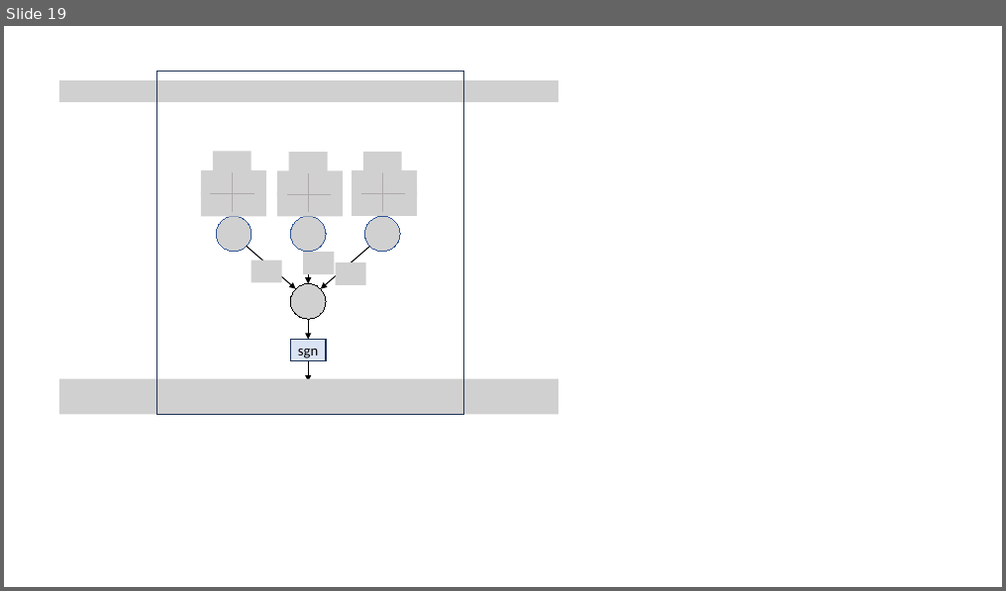
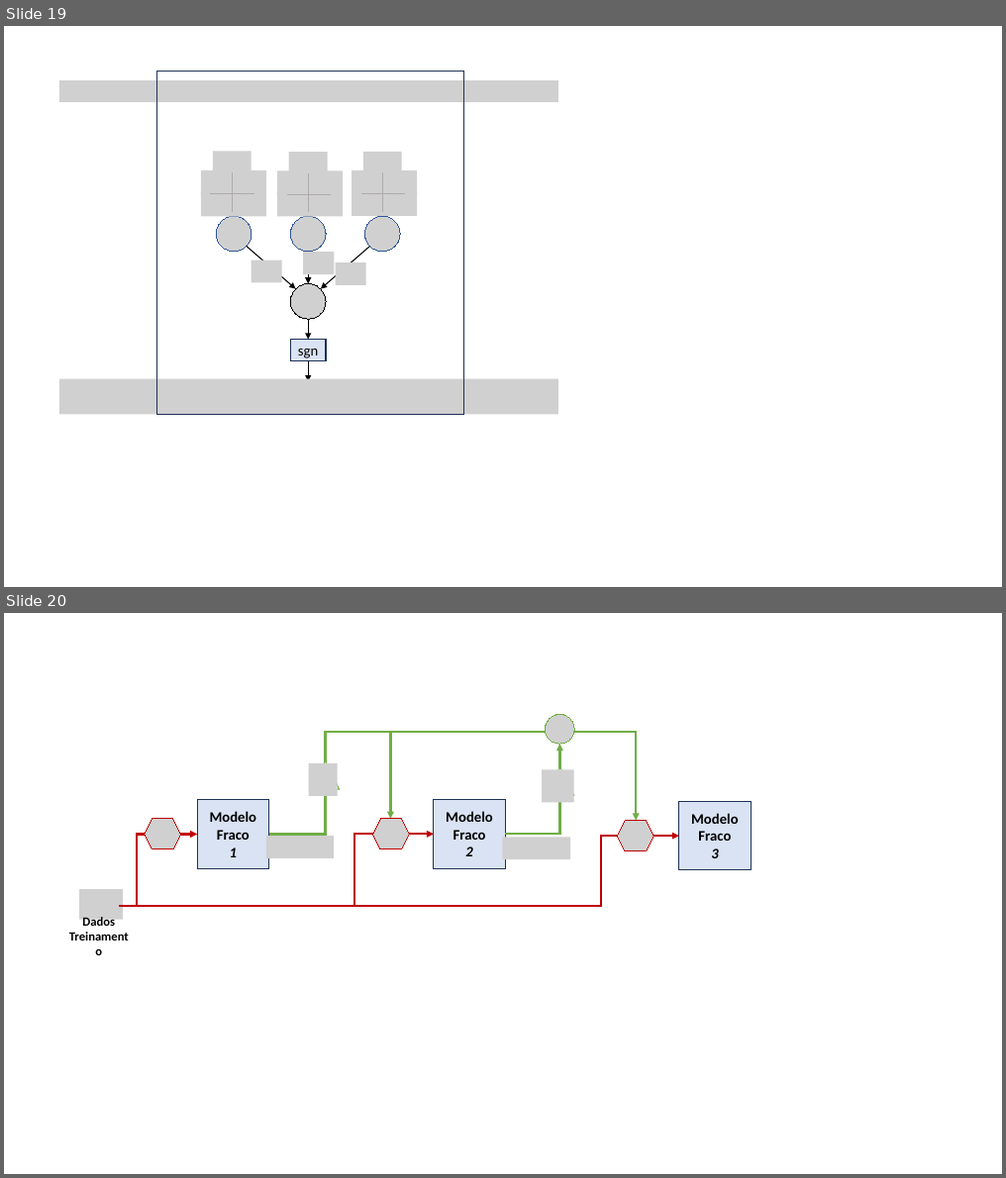
Before and after one commit to igorruys/machine_learning_anotacoes, a slide deck: adaboost.pptx. Shown one above the other, each under a label of ours: slide 19 before the commit, slides 19 and 20 after it. The pictures are 1006x591 and 1006x1178 pixels, drawn with LibreOffice and Linux fonts; fonts in the diff are those of the drawing; grey boxes stand for pictures. Boxes give left, top, right and bottom in pixels: in the first picture for what was removed or moved away, otherwise in the second. Text is boxed around its words. In the diff, an @@ line names an element or a change of style, - is before the commit and + after.

```diff
--- a/adaboost.pptx
+++ b/adaboost.pptx
@@ slide 20 added at (4,613,1002,1174), background #FFFFFF @@
@@ elbow line added from (269, 835) to (325, 731), #70AD47 2.25 pt @@
@@ picture added at (546,714,574,744) @@
@@ elbow arrow added from (325, 732) to (636, 820), #70AD47 2.25 pt @@
@@ arrow added from (390, 732) to (390, 819), #70AD47 2.25 pt @@
@@ elbow arrow added from (506, 834) to (560, 744), #70AD47 2.25 pt @@
@@ picture added at (309,762,338,796) @@
@@ triangle added at (312,761,340,789), fill #FFFFFF, outline #70AD47 1 pt @@
@@ picture added at (542,769,574,803) @@
@@ triangle added at (546,767,573,796), fill #FFFFFF, outline #70AD47 1 pt @@
@@ picture added at (144,819,180,850) @@
@@ rectangle added at (197,800,269,869), fill #DAE3F3, outline #1E3256 1 pt, 14 pt, text #000000, bold @@
+Modelo
+Fraco
+1
@@ picture added at (373,819,410,850) @@
@@ rectangle added at (434,799,506,868), fill #DAE3F3, outline #1E3256 1 pt, 14 pt, text #000000, bold @@
+Modelo
+Fraco
+2
@@ picture added at (617,820,653,851) @@
@@ rectangle added at (679,802,751,870), fill #DAE3F3, outline #1E3256 1 pt, 14 pt, text #000000, bold @@
+Modelo
+Fraco
+3
@@ elbow arrow added from (137, 906) to (197, 835), #C00000 2.25 pt @@
@@ picture added at (266,836,334,859) @@
@@ elbow arrow added from (355, 906) to (434, 834), #C00000 2.25 pt @@
@@ picture added at (503,837,570,860) @@
@@ elbow arrow added from (600, 906) to (679, 836), #C00000 2.25 pt @@
@@ picture added at (79,889,123,919) @@
@@ line added from (119, 906) to (600, 906), #C00000 2.25 pt @@
@@ text added at (82,917,115,930), 12 pt, text #000000, bold @@
+Dados
+Treinamento
```
Also in this commit, not shown: 1 other slide added, 1 slide removed, 5 other files.
